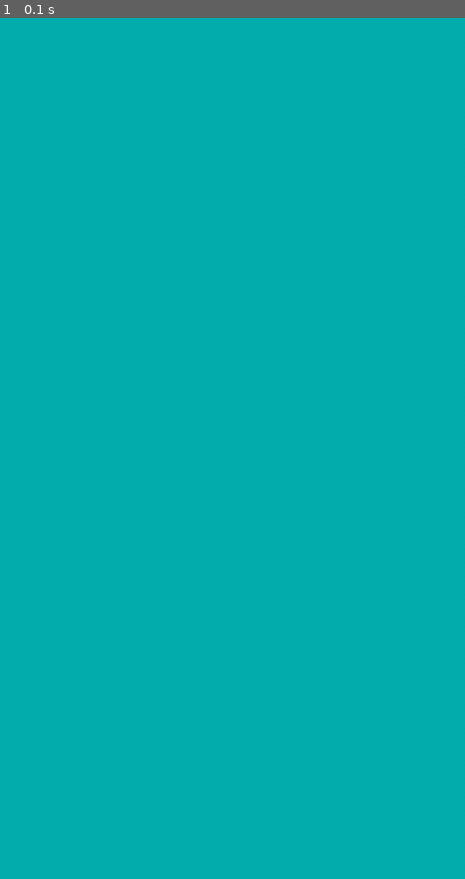
Above: before the commit, frame 1.
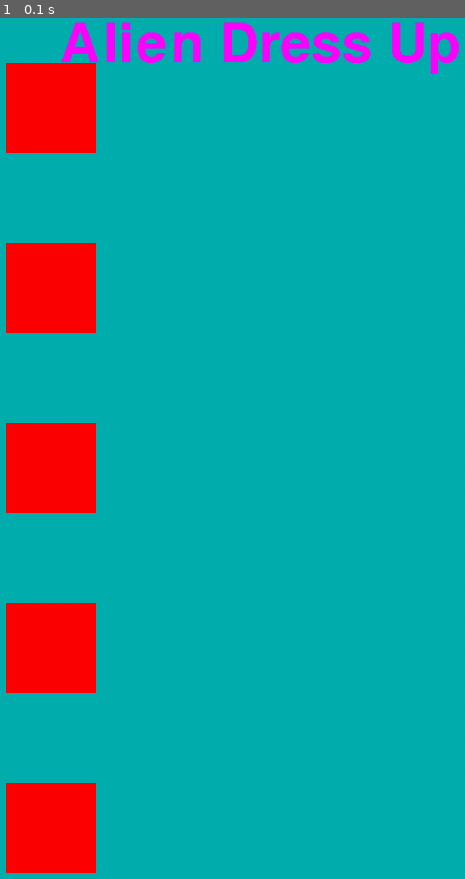
Above: after the commit, the same moment.

Repository: odalysbest/DressUpGame
Game: pygame game, started from Pygame script.py
The game is run twice, just before and just after one commit, with the same random seed, the same clock (stepped at 60 frames per second) and the same inputs.
Inputs:
- Up to frame 1 (0.1 s): no input

The runs differ from the first frame. In frame 1, 12% of the frame differs, in the area x 1-99%, y 0-100%.

Commit message:
changes to object class and mainscript

Diff:
--- a/Pygame script.py
+++ b/Pygame script.py
@@ -4,6 +4,16 @@
 
 import pygame
 from pygame import Color
+
+GREEN = (19, 255, 140)
+GREY = (209, 210 ,210)
+WHITE = (254, 255, 255)
+RED = (254, 0, 0)
+PURPLE = (254, 0, 255)
+pygame.font.init()
+myfont = pygame.font.SysFont('delicious', 90)
+title = myfont.render('Alien Dress Up', False, PURPLE)
+
 
 from Sprites import Pants #add other buttons
 
@@ -28,6 +38,12 @@
 running = True
 while running:
     screen.fill(background_color)
+    screen.blit(title, (100, 0))
+    pygame.draw.rect(screen, RED, [40, 50, 100, 100])
+    pygame.draw.rect(screen, RED, [40, 250, 100, 100])
+    pygame.draw.rect(screen, RED, [40, 450, 100, 100])
+    pygame.draw.rect(screen, RED, [40, 650, 100, 100])
+    pygame.draw.rect(screen, RED, [40, 850, 100, 100])
     for event in pygame.event.get():
         if event.type == pygame.QUIT:
             running = False
--- a/Sprites.py
+++ b/Sprites.py
@@ -19,39 +19,42 @@
 class Shirt(Button):
     def __init__(self):
         super().__init__(x, y)
-        self.pos = [x, y]
-
-
+        self.image = self.image = pygame.image.load(shirts).convert_alpha()
     def draw(self, screen):
+        pygame.draw.rect(self.image, color, [0, screen])
         pass
 
 class Pants(Button):
     def __init__(self):
         super().__init__(x, y)
-
+        self.image = self.image = pygame.image.load(pant).convert_alpha()
 
     def draw(self, screen):
+        pygame.draw.rect(self.image, color, [0, screen])
         pass
 
 class Dress(Button):
     def __init__(self):
         super().__init__(x, y)
-
+        self.image = self.image = pygame.image.load(dresses).convert_alpha()
 
     def draw(self, screen):
+        pygame.draw.rect(self.image, color, [0, screen])
         pass
 
 
 class Shoes(Button):
     def __init__(self):
         super().__init__(x, y)
-
+        self.image = self.image = pygame.image.load(shoe).convert_alpha()
     def draw(self, screen):
+        pygame.draw.rect(self.image, color, [0, screen])
         pass
 
 class Accessory(Button):
     def __init__(self):
         super().__init__(x, y)
-
+        self.image = self.image = pygame.image.load(accessories).convert_alpha()
     def draw(self, screen):
+        pygame.draw.rect(self.image, color, [0, screen])
         pass
